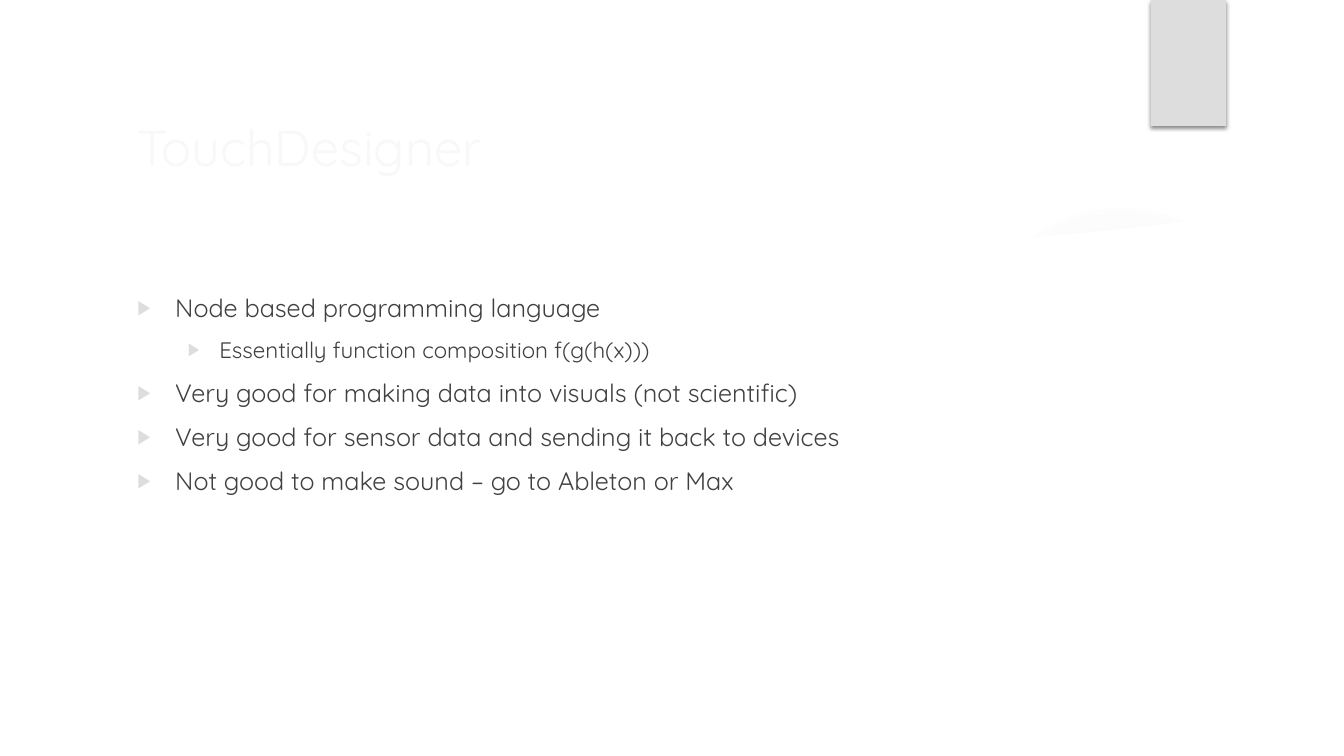
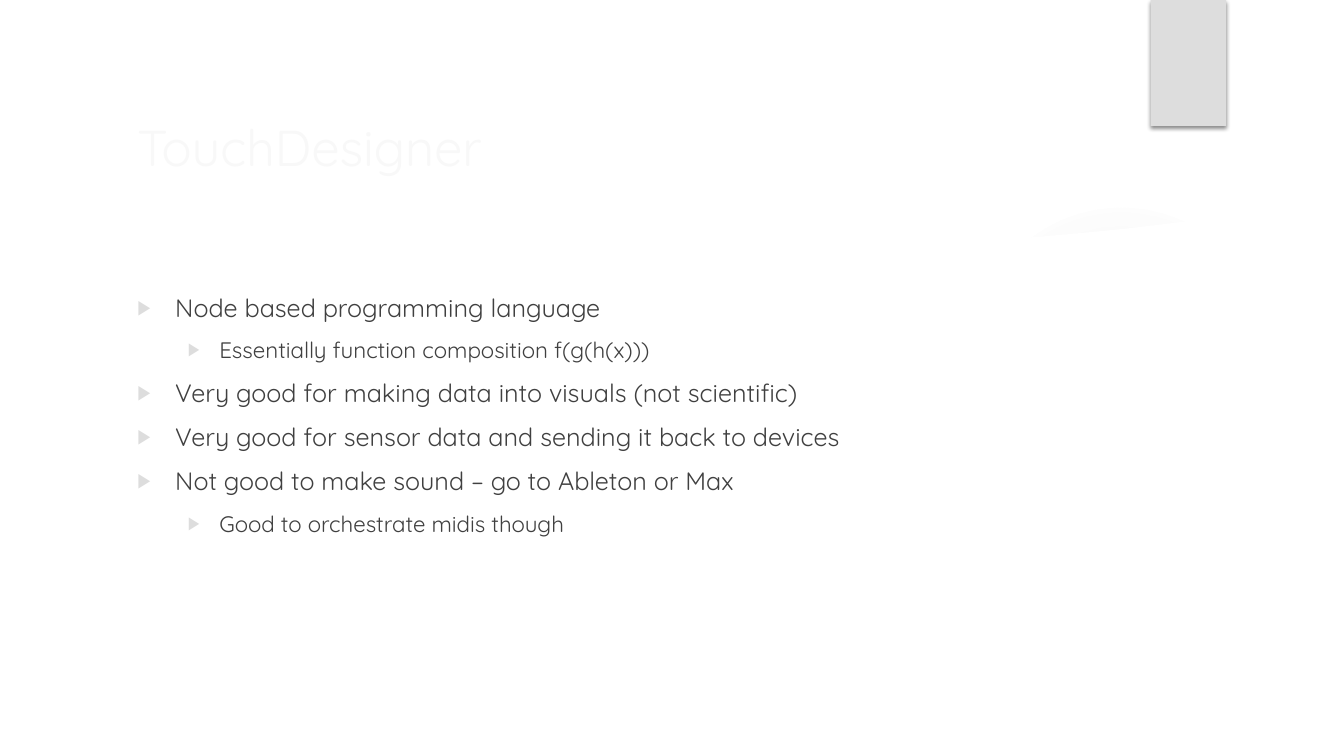
Before and after one commit to Rauleal/Immersive_enviroments_hva, a slide deck: slide 4 of basic_workshop_TD/Workshop_presentation.pptx. Drawn at 1344x756 pixels with LibreOffice and Linux fonts; fonts in the diff are those of the drawing; background and template pictures are left out. Boxes give left, top, right and bottom in pixels: in the first picture for what was removed or moved away, otherwise in the second. Text is boxed around its words. In the diff, an @@ line names an element or a change of style, - is before the commit and + after.

```diff
--- a/basic_workshop_TD/Workshop_presentation.pptx
+++ b/basic_workshop_TD/Workshop_presentation.pptx
@@ text at [219, 515, 564, 537]: paragraph added @@
+  ▶ Good to orchestrate midis though
```
Also in this commit, not shown: 8 other files.
